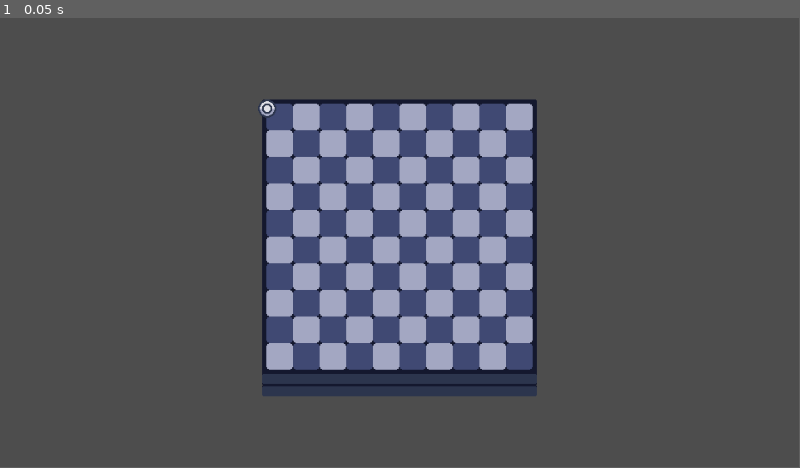
Above: before the commit, frame 1.
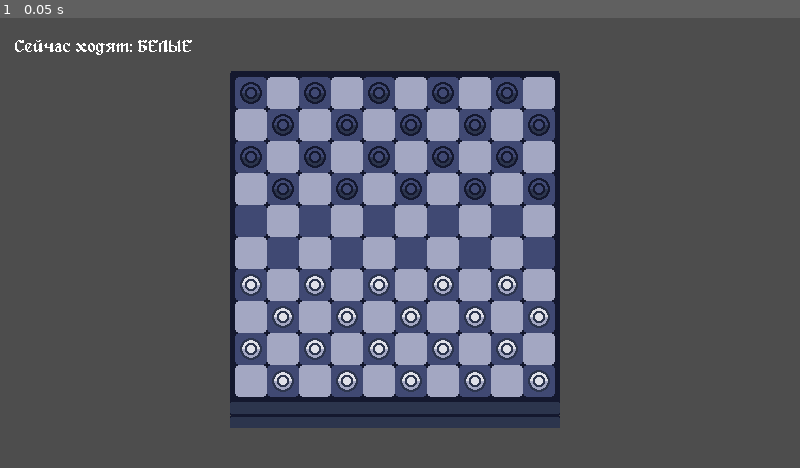
Above: after the commit, the same moment.

Repository: CrazyDany/Coronation
Game: Godot game, scene res://scenes/DevState.tscn
Two runs of this game, one before a commit and one after it. Both use one fixed random seed, a clock stepped at 60 frames per second and the inputs below.
Inputs:
- Up to frame 1 (0.05 s): no input
In our replay, the window is 799x449 before the commit and 800x450 after it. These sizes can differ from the game's own. Grey fills any space a smaller window leaves; there, only what the larger window draws over its background counts as a difference.

The runs differ from the first frame. In frame 1, 24% of the frame differs, in the area x 1-70%, y 4-92%.

Commit message:
Small commit
-Refactoring code
-Add shader outline
-Some stuffs with projects settings

Diff:
--- /dev/null
+++ b/assets/checkers/checkers.tres
@@ -0,0 +1,3 @@
+[gd_resource type="SpriteFrames" format=3 uid="uid://c8ys4egpe62mk"]
+
+[resource]
--- /dev/null
+++ b/assets/main_theme.tres
@@ -0,0 +1,3 @@
+[gd_resource type="Theme" format=3 uid="uid://jitmkttrht6d"]
+
+[resource]
--- a/project.godot
+++ b/project.godot
@@ -17,8 +17,9 @@
 
 [display]
 
-window/size/viewport_width=960
-window/size/viewport_height=540
+window/size/viewport_width=800
+window/size/viewport_height=450
+window/stretch/mode="viewport"
 
 [rendering]
 
--- a/scenes/DevState.tscn
+++ b/scenes/DevState.tscn
@@ -1,35 +1,32 @@
 [gd_scene load_steps=5 format=3 uid="uid://dp2vmi6pl3608"]
 
 [ext_resource type="Texture2D" uid="uid://cp1in1n6nckix" path="res://assets/board.png" id="1_p7wnt"]
-[ext_resource type="Script" uid="uid://cvockde4lwq36" path="res://source/checker.gd" id="2_5q038"]
 [ext_resource type="Script" uid="uid://dlx8dwqdrdg0g" path="res://source/board.gd" id="2_n5cw4"]
-
-[sub_resource type="Theme" id="Theme_n5cw4"]
+[ext_resource type="Theme" uid="uid://jitmkttrht6d" path="res://assets/main_theme.tres" id="3_lf3jf"]
+[ext_resource type="FontFile" uid="uid://5mbrs774qq27" path="res://assets/fonts/alagard-12px-unicode.ttf" id="4_7du72"]
 
 [node name="DevState" type="Node2D"]
 
-[node name="Board" type="Sprite2D" parent="." node_paths=PackedStringArray("start_point", "cell_container")]
-position = Vector2(170, 179)
+[node name="Board" type="Sprite2D" parent="." node_paths=PackedStringArray("start_point", "turn_label")]
+position = Vector2(165, 179)
 texture = ExtResource("1_p7wnt")
 script = ExtResource("2_n5cw4")
-start_point = NodePath("Marker2D")
-cell_container = NodePath("Cells")
+start_point = NodePath("StartPoint")
+cell_size = 32.0
+turn_label = NodePath("../TurnLabel")
 
-[node name="Marker2D" type="Marker2D" parent="Board"]
-position = Vector2(-160, -166.5)
-
-[node name="Cells" type="Node2D" parent="Board"]
+[node name="StartPoint" type="Marker2D" parent="Board"]
+position = Vector2(-160, -173)
 
 [node name="Camera2D" type="Camera2D" parent="."]
 position = Vector2(170, 172)
 
-[node name="Checker" type="Node2D" parent="."]
-script = ExtResource("2_5q038")
-metadata/_custom_type_script = "uid://cvockde4lwq36"
-
-[node name="Control" type="Control" parent="."]
-layout_mode = 3
-anchors_preset = 0
-offset_right = 40.0
-offset_bottom = 40.0
-theme = SubResource("Theme_n5cw4")
+[node name="TurnLabel" type="Label" parent="."]
+offset_left = -215.0
+offset_top = -37.0
+offset_right = -60.0
+offset_bottom = -14.0
+size_flags_horizontal = 0
+theme = ExtResource("3_lf3jf")
+theme_override_fonts/font = ExtResource("4_7du72")
+text = "Turn now: "
--- /dev/null
+++ b/shaders/outline.gdshader
@@ -0,0 +1,33 @@
+shader_type canvas_item;
+
+uniform int width:hint_range(0, 5, 1);
+uniform vec4 outline_color:source_color;
+uniform float flickering_speed:hint_range(0.0, 50.0, 1.);
+uniform float minimal_flickering_alpha:hint_range(0.0, 0.9, 0.1);
+
+void fragment() {
+	float pixel_size_x = 1.0/float(textureSize(TEXTURE,0).x);
+	float pixel_size_y = 1.0/float(textureSize(TEXTURE,0).y);
+	vec2 pixel_size = vec2(pixel_size_x, pixel_size_y);
+	if (texture(TEXTURE, UV).a == 0.)
+	{
+		for(int x = -width; x <= width; x++)
+		{
+			for(int y = -width; y <= width; y++)
+			{
+				vec2 pixel_offset = vec2(float(x),float(y));
+				if( texture(TEXTURE, UV+(pixel_offset*pixel_size)).a > 0.)
+				{
+					vec4 resulting_color = outline_color;
+					float alpha_norm = (sin(TIME*flickering_speed) +1.2) *0.5;
+					alpha_norm = (1.- minimal_flickering_alpha) * alpha_norm + minimal_flickering_alpha;
+					resulting_color.a = alpha_norm;
+					COLOR = resulting_color;
+				}
+			}
+		}
+	}else
+	{
+		COLOR = texture(TEXTURE, UV);
+	}
+}
--- a/source/board.gd
+++ b/source/board.gd
@@ -4,16 +4,73 @@
 @export var cell_size: float
 @export var board_width: int = 10
 @export var board_height: int = 10
+@export var lines_of_checkers: int = 4
+@export var turn_label: Label
 
-@export var cell_container: Node2D
+var cur_turn_color: Checker.COLOR = Checker.COLOR.BLACK
+var is_selecting_cell: bool = false
+var selected_checker: Checker
+var cells: Dictionary = {}
+var checkers: Dictionary = {}
+
 func _ready() -> void:
-	if cell_container:
-		for n in range(board_height):
-			for k in range(board_width):
-				var new_cell = Cell.new()
-				new_cell.position.x = k*cell_size
-				new_cell.position.y = n*cell_size
-				new_cell.position_in_board = [k, n]
-				new_cell.board = self
-				cell_container.add_child(new_cell)
-				print(new_cell)
+	initialize_board()
+	change_turn()
+
+func initialize_board() -> void:
+	for n in range(board_height):
+		for k in range(board_width):
+			var new_cell = create_cell(k, n)
+			cells[[n, k]] = new_cell  # Сохраняем ячейку в словаре
+			new_cell.board = self
+
+			if should_place_checker(n, k, Checker.COLOR.BLACK):
+				var black_checker = create_checker(Checker.COLOR.BLACK, new_cell)
+				checkers[[n, k]] = black_checker  # Сохраняем шашку в словаре
+
+			if should_place_checker(n, k, Checker.COLOR.WHITE):
+				var white_checker = create_checker(Checker.COLOR.WHITE, new_cell)
+				checkers[[n, k]] = white_checker  # Сохраняем шашку в словаре
+
+func create_cell(k: int, n: int) -> Cell:
+	var new_cell = Cell.new()
+	new_cell.position_in_board = [k, n]
+	new_cell.name = "Cell " + str(k) + " " + str(n)
+	new_cell.position = start_point.position + Vector2(k * cell_size, n * cell_size)
+	new_cell.on_clicked.connect(on_cell_pressed)
+	add_child(new_cell)
+	return new_cell
+
+func create_checker(color: Checker.COLOR, cell: Cell) -> Checker:
+	var new_checker = Checker.new(color)
+	new_checker.outline_actived = false
+	new_checker.position = cell.position + Vector2(cell_size / 2, cell_size / 2)  # Центрируем шашку
+	new_checker.self_pose = [cell.position_in_board[0], cell.position_in_board[1]]
+	new_checker.on_clicked.connect(on_checker_pressed)
+	add_child(new_checker)
+	return new_checker
+
+func should_place_checker(n: int, k: int, color: Checker.COLOR) -> bool:
+	if (n + k) % 2 == 0:
+		if color == Checker.COLOR.BLACK and n < lines_of_checkers:
+			return true
+		if color == Checker.COLOR.WHITE and n > (board_height - lines_of_checkers - 1):
+			return true
+	return false
+
+func on_checker_pressed(checker: Checker) -> void:
+	if checker.color == cur_turn_color and not is_selecting_cell:
+		is_selecting_cell = true
+		selected_checker = checker
+		checker.outline_actived = true
+
+func on_cell_pressed(cell: Cell) -> void:
+	if is_selecting_cell and selected_checker:
+		var target_position = cell.position_in_board
+
+func change_turn() -> void:
+	cur_turn_color = Checker.COLOR.WHITE if cur_turn_color == Checker.COLOR.BLACK else Checker.COLOR.BLACK
+	turn_label.text = "Сейчас ходят: " + ("ЧЕРНЫЕ "if cur_turn_color == Checker.COLOR.BLACK else "БЕЛЫЕ")
+
+func get_checker_by_position(position: Array) -> Checker:
+	return checkers.get(position, null)
--- a/source/cell.gd
+++ b/source/cell.gd
@@ -3,11 +3,17 @@
 var allow_to_move_here: bool = false
 var board: Board
 var position_in_board: Array = [0, 0]
+#var font = preload("res://assets/fonts/alagard-12px-unicode.ttf")
 
-func _draw() -> void:
+signal on_clicked(cell)
+
+func draw_cell() -> void:
 	if board:
-		var rect = Rect2(position_in_board[0]*board.cell_size, position_in_board[1]*board.cell_size, board.cell_size, board.cell_size)
-		if allow_to_move_here:
-			draw_rect(rect, Color("#faffff"))
-		else:
-			draw_rect(rect, Color("#928fb8"))
+		var rect = Rect2(-board.cell_size/2, -board.cell_size/2, board.cell_size, board.cell_size)
+		draw_rect(rect, Color("#faffff"))
+
+func _input(event: InputEvent) -> void:
+	if event is InputEventMouseButton:
+		if (event.button_index == MOUSE_BUTTON_LEFT) and event.is_pressed():
+			if Rect2(-board.cell_size/2, -board.cell_size/2, board.cell_size, board.cell_size).has_point(get_local_mouse_position()):
+				on_clicked.emit(self)
--- a/source/checker.gd
+++ b/source/checker.gd
@@ -1,4 +1,4 @@
-class_name Checker extends Node2D
+class_name Checker extends Sprite2D
 
 enum COLOR {
 	WHITE,
@@ -16,14 +16,37 @@
 
 var color: COLOR = COLOR.WHITE
 var role: ROLES = ROLES.NONE
-
-var texture: Texture2D
+var self_pose: Array = []
 
 var balance: float = 0
 var is_major: bool = false
 
+var outline_actived: bool:
+	set(value):
+		outline_actived = value
+		if material:
+			if value == true:
+				material.set("shader_parameter/width", 1)
+			else:
+				material.set("shader_parameter/width", 0)
+
+signal on_clicked(checker: Checker)
+
+func _init(_color: COLOR) -> void:
+	self.color = _color
+
 func _ready() -> void:
+	material = ShaderMaterial.new()
+	material.shader = preload("res://shaders/outline.gdshader")
+	material.set("shader_parameter/outline_color", Color.AQUA)
 	reload_texture()
+
+func _input(event: InputEvent) -> void:
+	if event is InputEventMouseButton:
+		if (event.button_index == MOUSE_BUTTON_LEFT) and event.is_pressed():
+			if is_pixel_opaque(get_local_mouse_position()):
+				print("Мои координаты: " + str(self_pose))
+				on_clicked.emit(self)
 
 func get_color_string(color: COLOR) -> String:
 	match color:
@@ -54,17 +77,10 @@
 			return "unknown"
 
 func reload_texture() -> void:
-	var path: String
-	if is_major:
-		path = "res://assets/checkers/" + get_color_string(color) + "/major.png"
-	else:
-		path = "res://assets/checkers/" + get_color_string(color) + "/" + get_role_string(role) + ".png"
-
-	print(path)
+	var path: String = "res://assets/checkers/" + get_color_string(color) + "/" + get_role_string(role) + ".png"
+	#print(path)
 	texture = load(path)
 	if texture == null:
 		print("Ошибка: Текстура шашки не обнаружена в пути ", path)
-
-func _draw() -> void:
-	if texture:
-		draw_texture(texture, global_position)
+	else:
+		self.texture = texture
--- a/source/checker.tscn
+++ b/source/checker.tscn
@@ -1,6 +1,17 @@
-[gd_scene load_steps=2 format=3 uid="uid://k18oxkkxtiec"]
+[gd_scene load_steps=5 format=3 uid="uid://k18oxkkxtiec"]
 
 [ext_resource type="Script" uid="uid://cvockde4lwq36" path="res://source/checker.gd" id="1_7x6hb"]
+[ext_resource type="Shader" uid="uid://bv577gf35tp5q" path="res://shaders/outline.gdshader" id="1_b86cc"]
+[ext_resource type="Texture2D" uid="uid://driw6w6vpbbra" path="res://assets/checkers/white/none.png" id="2_keafs"]
 
-[node name="Checker" type="Node2D"]
+[sub_resource type="ShaderMaterial" id="ShaderMaterial_sl64y"]
+shader = ExtResource("1_b86cc")
+shader_parameter/width = 2
+shader_parameter/outline_color = Color(0, 0.811765, 1, 1)
+shader_parameter/flickering_speed = 0.0
+shader_parameter/minimal_flickering_alpha = 0.0
+
+[node name="Checker" type="Sprite2D"]
+material = SubResource("ShaderMaterial_sl64y")
+texture = ExtResource("2_keafs")
 script = ExtResource("1_7x6hb")
Not shown, added: assets/can_move.png.import
Not shown, added: assets/cards/avenger.png.import
Not shown, added: assets/cards/mini_avenger.png.import
Not shown, added: assets/cards/mini_seducer.png.import
Not shown, added: assets/cards/seducer.png.import
Not shown, added: assets/checkers/black/avenger.png.import
Not shown, changed: assets/checkers/black/none.png.import
Not shown, added: assets/checkers/black/seducer.png.import
Not shown, added: assets/checkers/crown.png.import
Not shown, added: assets/checkers/white/avenger.png.import
Not shown, added: assets/checkers/white/seducer.png.import
Binary file added: assets/fonts/alagard-12px-unicode.ttf
(and 4 more such lines)
